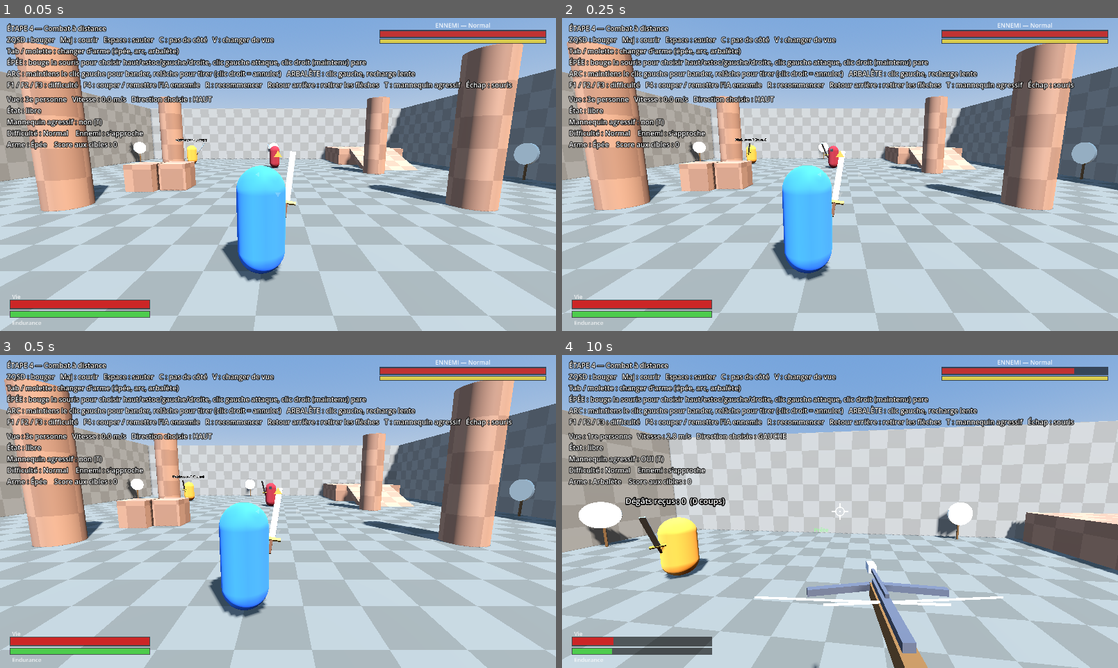
Above: before the commit, frames 1-4 (two rows, left to right).
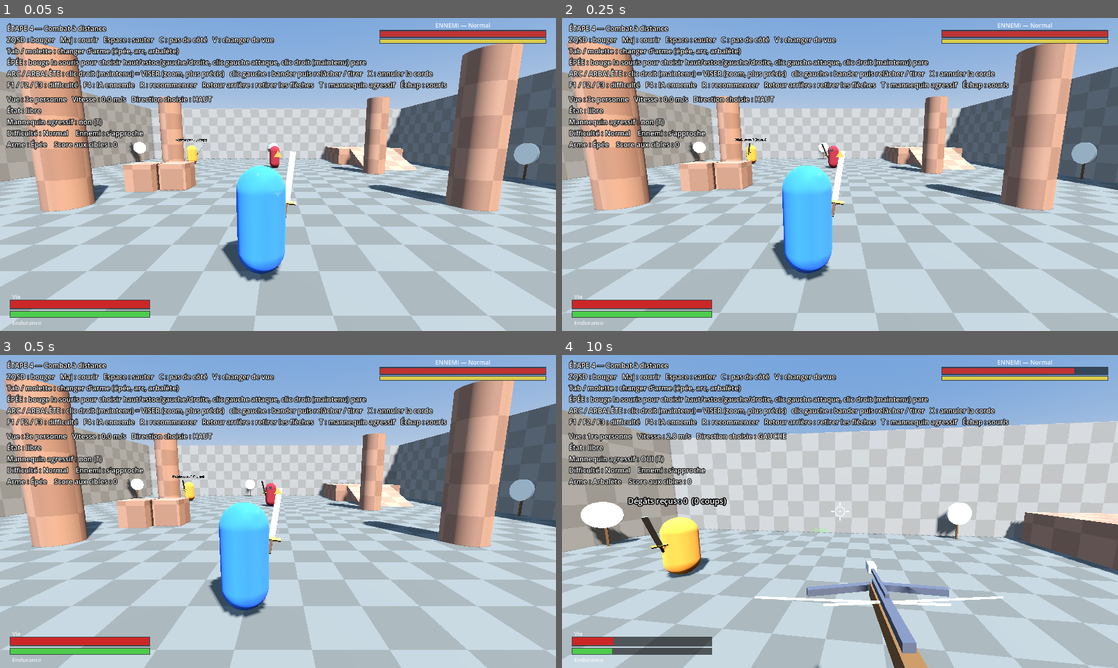
Above: after the commit, the same moments.

Repository: NengD/RPGMedieval
Game: Godot game, scene res://scenes/main.tscn
The game is run twice, just before and just after one commit, with the same random seed, the same clock (stepped at 60 frames per second) and the same inputs.
Inputs (mouse positions are in pixels of both pictures, inside the frame that each line leads up to):
- Up to frame 1 (0.05 s): no input
- Up to frame 2 (0.25 s): no input
- Up to frame 3 (0.5 s): no input
- Up to frame 4 (10 s): move the mouse to (834, 517) at 0.52 s; press the mouse at (834, 517) at 0.53 s; hold W (move_forward) 0.53-2.78 s; tap Space (jump) at 0.77, 1.07, 1.52, 1.55, 1.82, 2.1, 3.02, 3.32, 3.77, 3.8, 4.07, 4.52, 4.82, 6.02, 6.05, 6.32, 6.77, 7.07, 7.52, 7.82, 8.3, 9.02, 9.32, 9.77 s; right-click (834, 517) at 0.8 s; move the mouse to (878, 514) at 1.27 s; release the mouse at (878, 514) at 1.28 s; right-click (878, 514) at 1.35 s; click (878, 514) at 1.42 s; move the mouse to (795, 508) at 2.02 s; press the mouse at (795, 508) at 2.03 s; move the mouse to (845, 511) at 2.77 s; release the mouse at (845, 511) at 2.78 s; hold A (move_left) 2.78-3.53 s; click (845, 511) at 2.85 s; right-click (845, 511) at 3.05 s; move the mouse to (817, 505) at 3.52 s; hold Backspace (clear_arrows) 3.53-4.28 s; hold W (move_forward) 3.53-5.78 s; click (817, 505) at 3.67 s; tap X (cancel_draw, bound only after the commit) at 4.15 s; move the mouse to (867, 511) at 4.27 s; tap C (dodge) at 4.35 s; click (867, 511) at 4.55 s; move the mouse to (812, 511) at 5.02 s; hold Right mouse button (guard) 5.03-5.78 s; click (812, 511) at 5.17 s; move the mouse to (851, 505) at 5.77 s; hold D (move_right) 5.78-6.53 s; tap Shift (sprint) at 5.85 s; click (851, 505) at 5.92 s; move the mouse to (834, 517) at 6.52 s; hold T (toggle_practice) 6.53-7.28 s; hold W (move_forward) 6.53-8.78 s; click (834, 517) at 6.8 s; move the mouse to (878, 514) at 7.27 s; tap V (toggle_view) at 7.35 s; click (878, 514) at 7.42 s; right-click (878, 514) at 7.55 s; move the mouse to (795, 508) at 8.02 s; hold Tab (weapon_next) 8.03-8.78 s; click (795, 508) at 8.17 s; move the mouse to (845, 511) at 8.77 s; hold A (move_left) 8.78-9.53 s; tap Mouse wheel up (weapon_prev) at 8.85 s; click (845, 511) at 9.05 s; move the mouse to (817, 505) at 9.52 s; press the mouse at (817, 505) at 9.53 s; hold W (move_forward) from 9.53 s (still down); right-click (817, 505) at 9.8 s

The runs differ from the first frame. In frame 1, 2.5% of the frame differs, in the area x 3-93%, y 16-24%; in frame 2, 2.5%; in frame 3, 2.5%; in frame 4, 6.3%, in the area x 0-100%, y 16-100%.

Commit message:
Visée à l'arc et à l'arbalète : zoom, caméra rapprochée, précision, distance et repère de chute
Co-Authored-By: Claude Sonnet 5.5 <noreply@anthropic.com>

Diff:
--- a/scripts/camera_rig.gd
+++ b/scripts/camera_rig.gd
@@ -41,6 +41,15 @@
 	global_position = _follow_pos
 
 
+## 0..1 : le héros est-il en train de viser ?
+func _aim() -> float:
+	return smoothstep(0.0, 1.0, (target as Player).aim_blend) if target is Player else 0.0
+
+
+func _sens() -> float:
+	return lerpf(1.0, GameConfig.AIM_SENSITIVITY_FACTOR, _aim())
+
+
 func toggle_view() -> void:
 	first_person = not first_person
 
@@ -48,8 +57,8 @@
 func _unhandled_input(event: InputEvent) -> void:
 	if event is InputEventMouseMotion and Input.mouse_mode == Input.MOUSE_MODE_CAPTURED:
 		var rel: Vector2 = event.screen_relative
-		yaw -= rel.x * GameConfig.MOUSE_SENSITIVITY
-		var dy := rel.y * GameConfig.MOUSE_SENSITIVITY
+		yaw -= rel.x * GameConfig.MOUSE_SENSITIVITY * _sens()
+		var dy := rel.y * GameConfig.MOUSE_SENSITIVITY * _sens()
 		pitch += dy if GameConfig.INVERT_Y else -dy
 
 
@@ -57,7 +66,7 @@
 func _physics_process(_delta: float) -> void:
 	var eye := target.global_position + Vector3(0.0, GameConfig.EYE_HEIGHT, 0.0)
 	var right := Vector3(cos(yaw), 0.0, -sin(yaw))
-	var want := GameConfig.TPS_SHOULDER
+	var want := GameConfig.TPS_SHOULDER * lerpf(1.0, 1.45, _aim())   # en visée, la caméra passe plus par-dessus l'épaule
 	var query := PhysicsRayQueryParameters3D.create(eye, eye + right * (want + GameConfig.CAMERA_WALL_MARGIN + 0.1), GameConfig.LAYER_WORLD)
 	var hit := get_world_3d().direct_space_state.intersect_ray(query)
 	if hit:
@@ -69,8 +78,8 @@
 	# Stick droit (avec courbe pour viser finement près du centre)
 	var look := Input.get_vector(&"look_left", &"look_right", &"look_up", &"look_down")
 	look *= look.length()
-	yaw -= look.x * GameConfig.STICK_SENSITIVITY * delta
-	var dy := look.y * GameConfig.STICK_SENSITIVITY * delta
+	yaw -= look.x * GameConfig.STICK_SENSITIVITY * _sens() * delta
+	var dy := look.y * GameConfig.STICK_SENSITIVITY * _sens() * delta
 	pitch += dy if GameConfig.INVERT_Y else -dy
 	yaw = wrapf(yaw, -PI, PI)
 
@@ -92,5 +101,9 @@
 	_shoulder = lerpf(_shoulder, _shoulder_goal * k, 1.0 - exp(-14.0 * delta))
 	_pivot.position = Vector3(_shoulder, GameConfig.EYE_HEIGHT, 0.0)
 	_pivot.rotation.x = pitch
-	_arm.spring_length = GameConfig.TPS_DISTANCE * k
-	camera.fov = lerpf(GameConfig.FOV_FPS, GameConfig.FOV_TPS, k)
+	var aim := _aim()
+	_arm.spring_length = lerpf(GameConfig.TPS_DISTANCE, GameConfig.TPS_AIM_DISTANCE, aim) * k
+	var zoom := 1.0
+	if target is Player:
+		zoom = lerpf(1.0, (target as Player).aim_fov_factor(), aim)
+	camera.fov = lerpf(GameConfig.FOV_FPS, GameConfig.FOV_TPS, k) * zoom
--- a/scripts/game_config.gd
+++ b/scripts/game_config.gd
@@ -200,3 +200,16 @@
 const ENEMY_COVER_MAX_TIME := 4.0                  # temps passé à couvert avant de ressortir (s)
 const ENEMY_CHARGE_SPEED_FACTOR := 1.5             # vitesse de sa charge en zigzag
 const ENEMY_ZIGZAG_SPEED := 3.0                    # amplitude latérale du zigzag
+
+# ============================================================
+# VISÉE (clic droit maintenu avec l'arc ou l'arbalète)
+# ============================================================
+const AIM_BLEND_TIME := 0.2             # durée de la transition vers la visée (s)
+const AIM_FOV_FACTOR_BOW := 0.70        # zoom de l'arc : plus petit = plus de zoom
+const AIM_FOV_FACTOR_CROSSBOW := 0.55   # zoom de l'arbalète
+const TPS_AIM_DISTANCE := 2.0           # distance de la caméra en visée (3e personne)
+const AIM_SENSITIVITY_FACTOR := 0.5     # la souris / le stick sont moins sensibles en visée
+const AIM_MOVE_FACTOR := 0.4            # vitesse de déplacement en visée
+const AIM_SPREAD_FACTOR := 0.3          # imprécision multipliée par ça en visée (plus précis)
+const HIPFIRE_SPREAD_FACTOR := 1.6      # imprécision multipliée par ça quand on tire sans viser
+const AIM_SHOW_DROP_MARKER := true      # repère orange : où la flèche va réellement tomber
--- a/scripts/hud.gd
+++ b/scripts/hud.gd
@@ -23,8 +23,8 @@
 		+ "ZQSD : bouger   Maj : courir   Espace : sauter   C : pas de côté   V : changer de vue\n" \
 		+ "Tab / molette : changer d'arme (épée, arc, arbalète)\n" \
 		+ "ÉPÉE : bouge la souris pour choisir haut/estoc/gauche/droite, clic gauche attaque, clic droit (maintenu) pare\n" \
-		+ "ARC : maintiens le clic gauche pour bander, relâche pour tirer (clic droit = annuler)   ARBALÈTE : clic gauche, recharge lente\n" \
-		+ "F1 / F2 / F3 : difficulté   F4 : couper / remettre l'IA ennemie   R : recommencer   Retour arrière : retirer les flèches   T : mannequin agressif   Échap : souris\n"
+		+ "ARC / ARBALÈTE : clic droit (maintenu) = VISER (zoom, plus précis)   clic gauche : bander puis relâcher / tirer   X : annuler la corde\n" \
+		+ "F1 / F2 / F3 : difficulté   F4 : IA ennemie   R : recommencer   Retour arrière : retirer les flèches   T : mannequin agressif   Échap : souris\n"
 	add_child(_help)
 
 	_status = _make_label()
@@ -128,7 +128,11 @@
 	else:
 		spread = GameConfig.CROSSBOW_SPREAD_DEG
 	var focal := _canvas.size.y * 0.5 / tan(deg_to_rad(player.rig.camera.fov * 0.5))
+	spread *= player.spread_factor()
 	_canvas.reticle_radius = 8.0 + focal * tan(deg_to_rad(spread))
+	_canvas.aiming = player.is_aiming
+	_canvas.aim_distance = player.aim_distance
+	_canvas.drop_offset = focal * tan(player.impact_drop_angle()) if GameConfig.AIM_SHOW_DROP_MARKER else 0.0
 	_canvas.guarding = c.guard_held
 	_canvas.health_ratio = c.health / c.max_health
 	_canvas.stamina_ratio = c.stamina / GameConfig.STAMINA_MAX
--- a/scripts/hud_canvas.gd
+++ b/scripts/hud_canvas.gd
@@ -11,6 +11,9 @@
 var weapon_kind := 0         # 0 épée, 1 arc, 2 arbalète
 var reticle_radius := 20.0
 var drawing := false
+var aiming := false
+var aim_distance := -1.0
+var drop_offset := 0.0       # décalage vertical (pixels) du repère de chute
 var tension := 0.0
 var reload_ratio := 1.0      # arbalète : 0 = vient de tirer, 1 = prête
 var enemy_visible := false
@@ -75,6 +78,12 @@
 	var w := 120.0
 	var p := center + Vector2(-w * 0.5, reticle_radius + 26.0)
 	var font := ThemeDB.fallback_font
+	if aiming:
+		if drop_offset > 0.0:
+			var m := center + Vector2(0.0, reticle_radius + drop_offset)
+			draw_colored_polygon(PackedVector2Array([m + Vector2(0, -5), m + Vector2(5, 0), m + Vector2(0, 5), m + Vector2(-5, 0)]), Color(1.0, 0.55, 0.1, 0.95))
+		if aim_distance > 0.0:
+			draw_string(font, center + Vector2(reticle_radius + 16.0, 5.0), "%d m" % int(round(aim_distance)), HORIZONTAL_ALIGNMENT_LEFT, -1, 14, Color(1, 1, 1, 0.9))
 	if weapon_kind == 1 and drawing:
 		_bar(p, Vector2(w, 8), tension, Color(1.0, 0.85, 0.2) if tension >= 1.0 else Color(0.9, 0.9, 0.9))
 	elif weapon_kind == 2:
--- a/scripts/input_setup.gd
+++ b/scripts/input_setup.gd
@@ -25,6 +25,7 @@
 	# Divers
 	_add(&"attack", [_mouse(MOUSE_BUTTON_LEFT), _btn(JOY_BUTTON_RIGHT_SHOULDER)])
 	_add(&"guard", [_mouse(MOUSE_BUTTON_RIGHT), _btn(JOY_BUTTON_LEFT_SHOULDER)])
+	_add(&"cancel_draw", [_key(KEY_X), _btn(JOY_BUTTON_X)])
 	_add(&"toggle_practice", [_key(KEY_T), _btn(JOY_BUTTON_Y)])
 	_add(&"toggle_ai", [_key(KEY_F4), _btn(JOY_BUTTON_DPAD_DOWN)])
 	_add(&"difficulty_easy", [_key(KEY_F1)])
--- a/scripts/player.gd
+++ b/scripts/player.gd
@@ -23,6 +23,9 @@
 var drawing := false              # arc : corde en cours de tension
 var bow_tension := 0.0            # 0..1
 var crossbow_reload := 0.0        # secondes avant que l'arbalète soit rechargée (0 = prête)
+var is_aiming := false            # clic droit maintenu avec arc / arbalète
+var aim_blend := 0.0              # 0..1 : avancement de la visée (zoom, caméra rapprochée)
+var aim_distance := -1.0          # distance au point visé (m), -1 si rien
 
 var _body_pivot: Node3D
 var _ranged_pivot: Node3D
@@ -115,6 +118,8 @@
 	drawing = false
 	bow_tension = 0.0
 	crossbow_reload = 0.0
+	aim_blend = 0.0
+	is_aiming = false
 	_body_pivot.rotation = Vector3.ZERO
 	combatant.reset()
 	rig.snap_to_target()
@@ -245,8 +250,42 @@
 	var dir := (aim_point - muzzle).normalized()
 	if aim_point.distance_to(muzzle) < 2.0:
 		dir = fwd
-	dir = _with_spread(dir, spread_deg)
+	dir = _with_spread(dir, spread_deg * spread_factor())
 	return Arrow.spawn(get_parent(), muzzle, dir * speed, gravity, dmg, combatant, bolt)
+
+
+func spread_factor() -> float:
+	return lerpf(GameConfig.HIPFIRE_SPREAD_FACTOR, GameConfig.AIM_SPREAD_FACTOR, aim_blend)
+
+
+func aim_fov_factor() -> float:
+	return GameConfig.AIM_FOV_FACTOR_CROSSBOW if weapon_kind == Weapon.CROSSBOW else GameConfig.AIM_FOV_FACTOR_BOW
+
+
+## Angle (radians) dont le tir passe sous le point visé à cause de la gravité, à la distance visée.
+func impact_drop_angle() -> float:
+	if aim_distance <= 0.0 or weapon_kind == Weapon.SWORD:
+		return 0.0
+	var speed := GameConfig.CROSSBOW_SPEED
+	var gravity := GameConfig.CROSSBOW_GRAVITY
+	if weapon_kind == Weapon.BOW:
+		speed = lerpf(GameConfig.BOW_SPEED_MIN, GameConfig.BOW_SPEED_MAX, bow_tension if drawing else 1.0)
+		gravity = GameConfig.ARROW_GRAVITY
+	var flight_time := aim_distance / speed
+	return atan2(0.5 * gravity * flight_time * flight_time, aim_distance)
+
+
+func _update_aim_state(delta: float) -> void:
+	is_aiming = weapon_kind != Weapon.SWORD and not combatant.dead and not is_dodging and Input.is_action_pressed(&"guard")
+	aim_blend = move_toward(aim_blend, 1.0 if is_aiming else 0.0, delta / GameConfig.AIM_BLEND_TIME)
+	aim_distance = -1.0
+	if weapon_kind != Weapon.SWORD:
+		var cam := rig.camera
+		var from := cam.global_position
+		var query := PhysicsRayQueryParameters3D.create(from, from - cam.global_transform.basis.z * 150.0, GameConfig.LAYER_WORLD | GameConfig.LAYER_ENEMY)
+		var hit := get_world_3d().direct_space_state.intersect_ray(query)
+		if hit:
+			aim_distance = _muzzle_position().distance_to(hit.position)
 
 
 func _muzzle_position() -> Vector3:
@@ -272,8 +311,8 @@
 	crossbow_reload = maxf(0.0, crossbow_reload - delta)
 	if not drawing:
 		return
-	if combatant.dead or combatant.state == Combatant.State.STAGGER or is_dodging or Input.is_action_just_pressed(&"guard"):
-		cancel_draw()   # touché, esquive ou clic droit : on relâche sans tirer
+	if combatant.dead or combatant.state == Combatant.State.STAGGER or is_dodging or Input.is_action_just_pressed(&"cancel_draw"):
+		cancel_draw()   # touché, esquive ou touche X : on relâche sans tirer
 		return
 	bow_tension = minf(1.0, bow_tension + delta / GameConfig.BOW_DRAW_TIME)
 	if bow_tension >= 1.0:
@@ -320,13 +359,16 @@
 			return 0.2
 		Combatant.State.WINDUP, Combatant.State.STRIKE, Combatant.State.RECOVERY:
 			return GameConfig.ATTACK_MOVE_FACTOR
+	var factor := 1.0
 	if drawing:
-		return GameConfig.BOW_MOVE_FACTOR
+		factor = minf(factor, GameConfig.BOW_MOVE_FACTOR)
 	if weapon_kind == Weapon.CROSSBOW:
-		return GameConfig.CROSSBOW_MOVE_FACTOR
+		factor = minf(factor, GameConfig.CROSSBOW_MOVE_FACTOR)
+	if is_aiming:
+		factor = minf(factor, GameConfig.AIM_MOVE_FACTOR)
 	if combatant.guard_held:
-		return GameConfig.GUARD_MOVE_FACTOR
-	return 1.0
+		factor = minf(factor, GameConfig.GUARD_MOVE_FACTOR)
+	return factor
 
 
 # ---------------------------------------------------------------- physique
@@ -334,6 +376,7 @@
 func _physics_process(delta: float) -> void:
 	_dodge_cooldown = maxf(0.0, _dodge_cooldown - delta)
 	_update_aim(delta)
+	_update_aim_state(delta)
 	_update_ranged(delta)
 
 	# Garde (clic droit maintenu, épée seulement)
--- a/tests/run_tests.gd
+++ b/tests/run_tests.gd
@@ -365,6 +365,53 @@
 	_check(GameConfig.CROSSBOW_SPEED > GameConfig.BOW_SPEED_MAX and GameConfig.CROSSBOW_DAMAGE > GameConfig.BOW_DAMAGE_MAX and GameConfig.CROSSBOW_GRAVITY < GameConfig.ARROW_GRAVITY, "plus droite et plus puissante que l'arc")
 	player.switch_weapon(Player.Weapon.SWORD)
 
+	print("[Visée]")
+	player.switch_weapon(Player.Weapon.BOW)
+	_teleport(Vector3(0, 0.05, 9), 0.0)
+	player.rig.pitch = 0.0
+	await _frames(60)
+	var fov_free := player.rig.camera.fov
+	var eye := player.global_position + Vector3(0, GameConfig.EYE_HEIGHT, 0)
+	var dist_free := player.rig.camera.global_position.distance_to(eye)
+	var spread_free := player.spread_factor()
+	Input.action_press(&"guard")
+	await _frames(90)
+	_check(player.is_aiming and is_equal_approx(player.aim_blend, 1.0), "clic droit avec l'arc : on vise")
+	_check(player.rig.camera.fov < fov_free * 0.8, "zoom : champ de vision %.0f° -> %.0f°" % [fov_free, player.rig.camera.fov])
+	_check(player.rig.camera.global_position.distance_to(eye) < dist_free - 1.0, "la caméra se rapproche du héros (%.1f m -> %.1f m)" % [dist_free, player.rig.camera.global_position.distance_to(eye)])
+	_check(player.spread_factor() < spread_free * 0.4, "le tir est plus précis en visant")
+	_check(player.aim_distance > 10.0 and player.impact_drop_angle() > 0.0, "distance visée %.0f m, repère de chute %.2f°" % [player.aim_distance, rad_to_deg(player.impact_drop_angle())])
+	var far_angle := player.impact_drop_angle()
+	_hold([&"move_forward"])
+	await _frames(60)
+	var aim_speed := Vector2(player.velocity.x, player.velocity.z).length()
+	_check(aim_speed < GameConfig.WALK_SPEED * GameConfig.AIM_MOVE_FACTOR + 0.3, "on avance lentement en visant (%.1f m/s)" % aim_speed)
+	_release_all()
+	player.switch_weapon(Player.Weapon.CROSSBOW)
+	await _frames(30)
+	_check(player.impact_drop_angle() < far_angle, "l'arbalète tombe moins que l'arc à la même distance")
+	_check(player.aim_fov_factor() < GameConfig.AIM_FOV_FACTOR_BOW, "l'arbalète zoome davantage")
+	Input.action_release(&"guard")
+	await _frames(90)
+	_check(not player.is_aiming and player.aim_blend == 0.0 and absf(player.rig.camera.fov - fov_free) < 1.0, "relâcher le clic droit : retour à la vue normale")
+	player.switch_weapon(Player.Weapon.SWORD)
+	Input.action_press(&"guard")
+	await _frames(30)
+	_check(not player.is_aiming and player.combatant.guard_held, "avec l'épée, le clic droit pare toujours (pas de visée)")
+	Input.action_release(&"guard")
+	# annuler la corde avec X
+	player.switch_weapon(Player.Weapon.BOW)
+	Input.action_press(&"attack")
+	player.start_draw()
+	await _frames(30)
+	Input.action_press(&"cancel_draw")
+	await _frames(3)
+	Input.action_release(&"cancel_draw")
+	Input.action_release(&"attack")
+	await _frames(5)
+	_check(not player.drawing, "X annule la corde sans tirer")
+	player.switch_weapon(Player.Weapon.SWORD)
+
 	print("[Ennemi face aux tirs]")
 	# garde contre une flèche vue à temps (scène figée pour être déterministe)
 	enemy.process_mode = Node.PROCESS_MODE_INHERIT
Not shown, changed: CLAUDE.md
